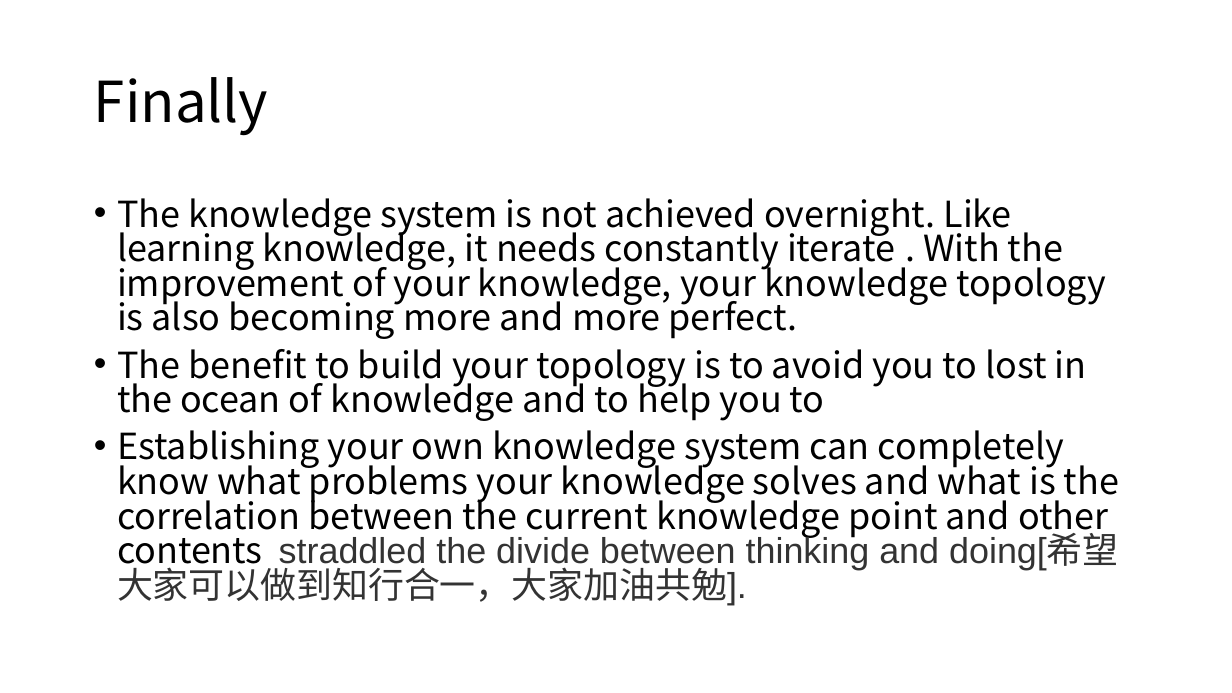
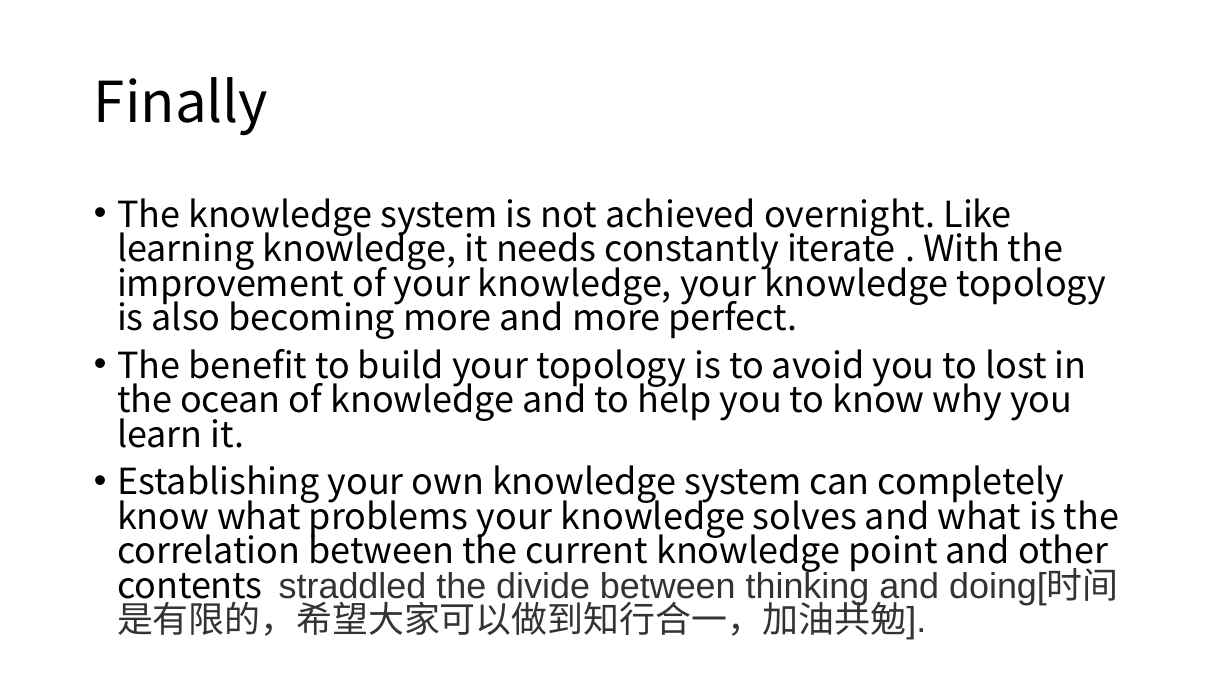
Before and after one commit to zicheng-pan/python-requestforlagou, a slide deck: slide 13 of New Microsoft PowerPoint 演示文稿.pptx (slide 12 before the commit). Drawn at 1232x693 pixels with LibreOffice and Linux fonts; fonts in the diff are those of the drawing. Boxes give left, top, right and bottom in pixels: in the first picture for what was removed or moved away, otherwise in the second. Text is boxed around its words. In the diff, an @@ line names an element or a change of style, - is before the commit and + after.

Commit message:
add ppt

```diff
--- a/New Microsoft PowerPoint 演示文稿.pptx
+++ b/New Microsoft PowerPoint 演示文稿.pptx
@@ text at (x1=117, y1=349, x2=1119, y2=640): text changed @@
-• The benefit to build your topology is to avoid you to lost in the ocean of knowledge and to help you to
-• Establishing your own knowledge system can completely know what problems your knowledge solves and what is the correlation between the current knowledge point and other contents straddled the divide between thinking and doing[希望大家可以做到知行合一，大家加油共勉].
+• The benefit to build your topology is to avoid you to lost in the ocean of knowledge and to help you to know why you learn it.
+• Establishing your own knowledge system can completely know what problems your knowledge solves and what is the correlation between the current knowledge point and other contents straddled the divide between thinking and doing[时间是有限的，希望大家可以做到知行合一，加油共勉].
```
Also in this commit, not shown: 2 other slides changed, 1 slide added.
